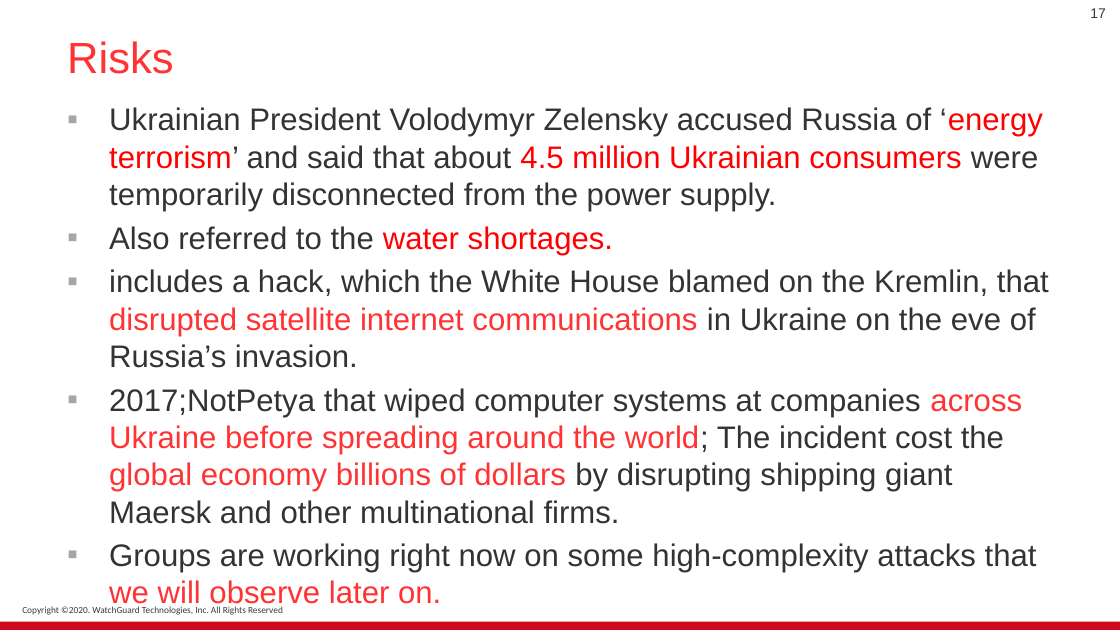
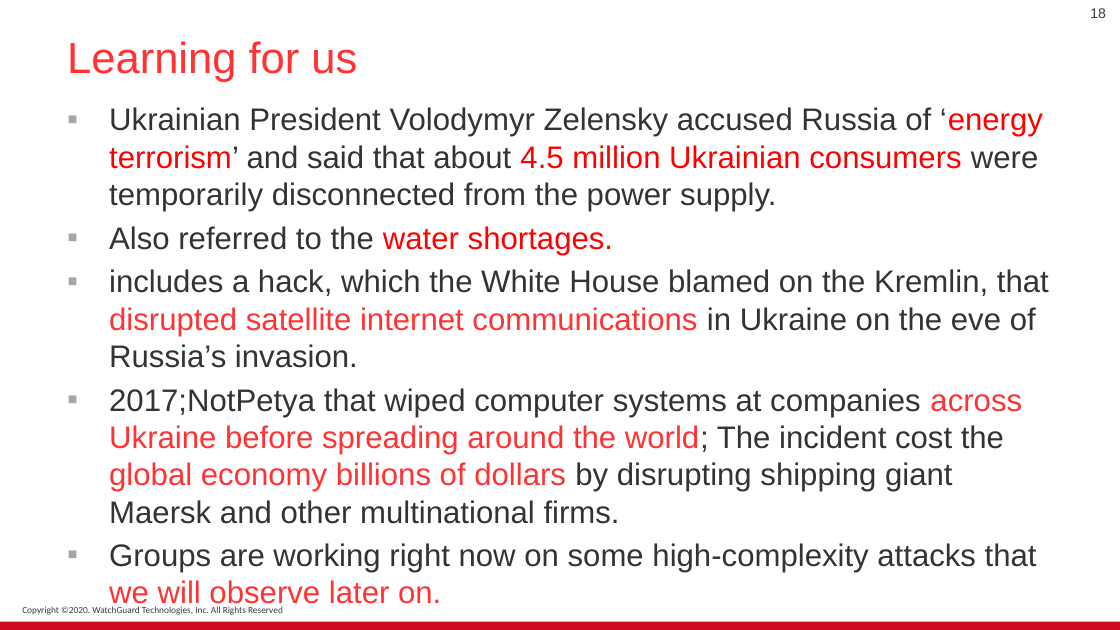
Before and after one commit to ashubits/CyberwarfareTopicPresentation, a slide deck: slide 18 of Tv0.pptx (slide 17 before the commit). Drawn at 1120x630 pixels with LibreOffice and Linux fonts; fonts in the diff are those of the drawing. Boxes give left, top, right and bottom in pixels: in the first picture for what was removed or moved away, otherwise in the second. Text is boxed around its words. In the diff, an @@ line names an element or a change of style, - is before the commit and + after.

```diff
--- a/Tv0.pptx
+++ b/Tv0.pptx
@@ page number at (x1=1090, y1=8, x2=1106, y2=18): text changed @@
-17
+18
@@ title at (x1=67, y1=41, x2=357, y2=82): text changed @@
-Risks
+Learning for us
```
Also in this commit, not shown: 2 other slides changed, 1 slide added.
